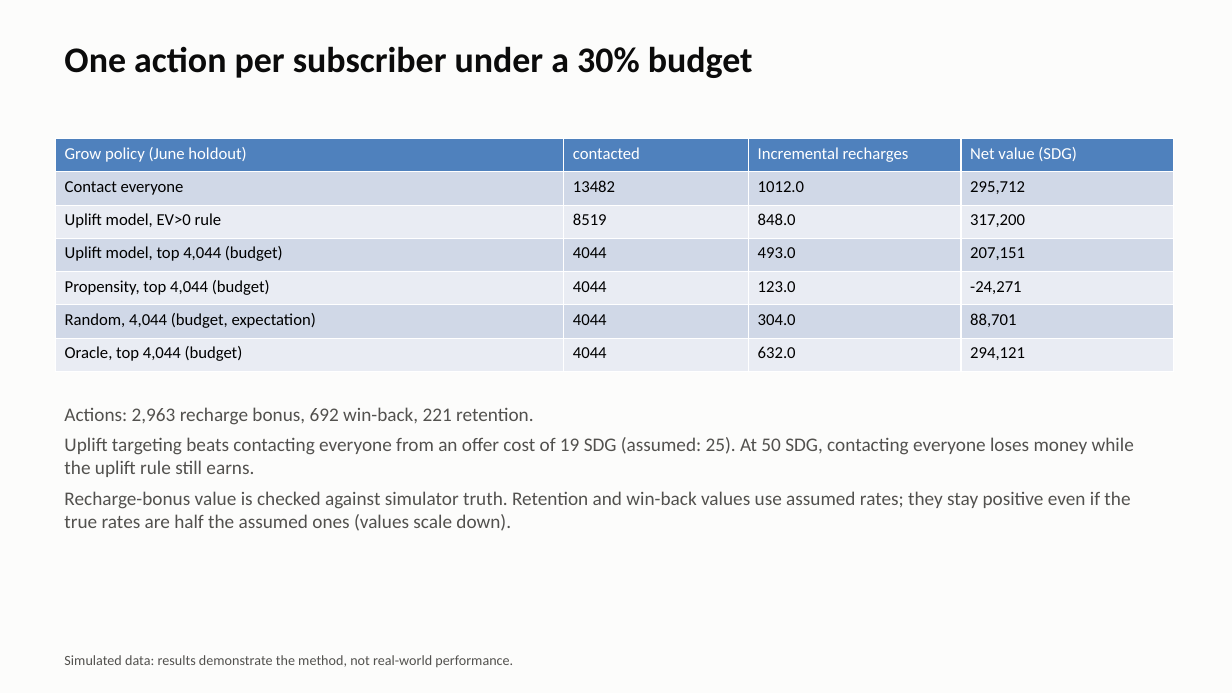
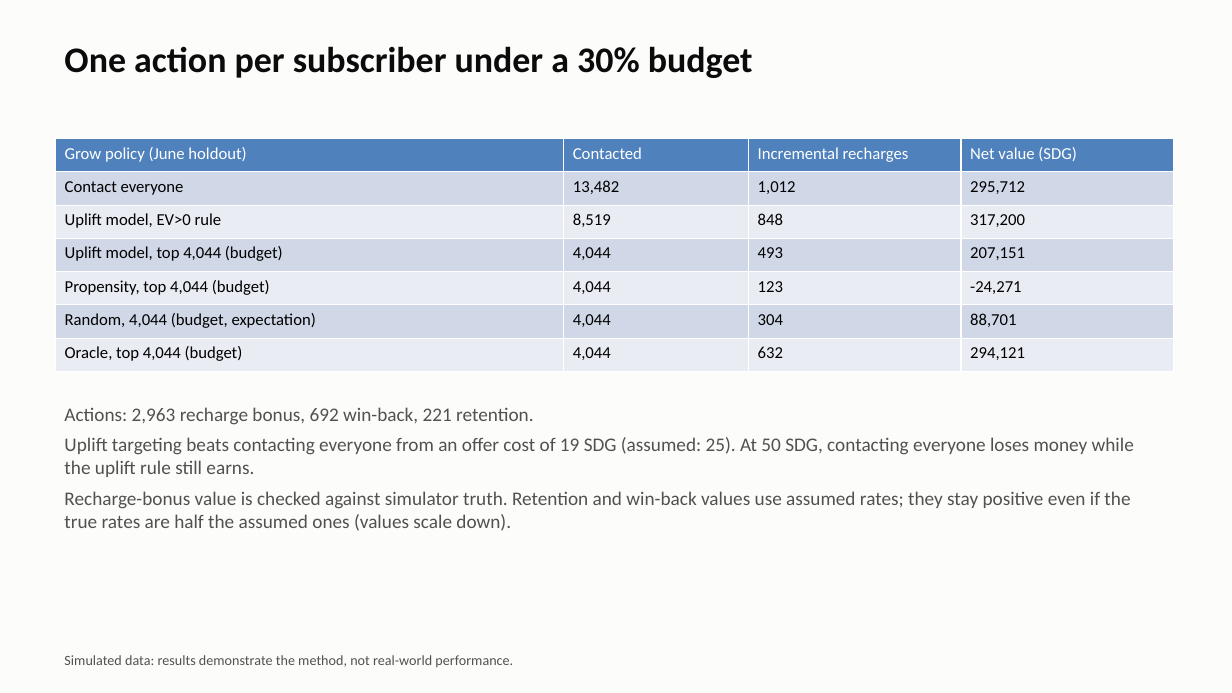
Before and after one commit to omnia077/customer-value-next-best-action, a slide deck: slide 4 of docs/customer_value_deck.pptx. Drawn at 1232x693 pixels with LibreOffice and Linux fonts; fonts in the diff are those of the drawing. Boxes give left, top, right and bottom in pixels: in the first picture for what was removed or moved away, otherwise in the second. Text is boxed around its words. In the diff, an @@ line names an element or a change of style, - is before the commit and + after.

Commit message:
Improve dashboard and deck after visual review
Deep links, 2x2 persona panels, robustness table, whole-number formatting; deck text generated from data (fixes stale 'lowest uplift' claim), rounded totals, bold headings.

```diff
--- a/docs/customer_value_deck.pptx
+++ b/docs/customer_value_deck.pptx
@@ table at bbox=[55, 139, 1174, 372] @@
-row 1, column 2: contacted
+row 1, column 2: Contacted
-row 2, column 2: 13482
+row 2, column 2: 13,482
-row 2, column 3: 1012.0
+row 2, column 3: 1,012
-row 3, column 2: 8519
+row 3, column 2: 8,519
-row 3, column 3: 848.0
+row 3, column 3: 848
-row 4, column 2: 4044
+row 4, column 2: 4,044
-row 4, column 3: 493.0
+row 4, column 3: 493
-row 5, column 2: 4044
+row 5, column 2: 4,044
-row 5, column 3: 123.0
+row 5, column 3: 123
-row 6, column 2: 4044
+row 6, column 2: 4,044
-row 6, column 3: 304.0
+row 6, column 3: 304
-row 7, column 2: 4044
+row 7, column 2: 4,044
-row 7, column 3: 632.0
+row 7, column 3: 632
```
Also in this commit, not shown: 3 other slides changed, 6 other files.
